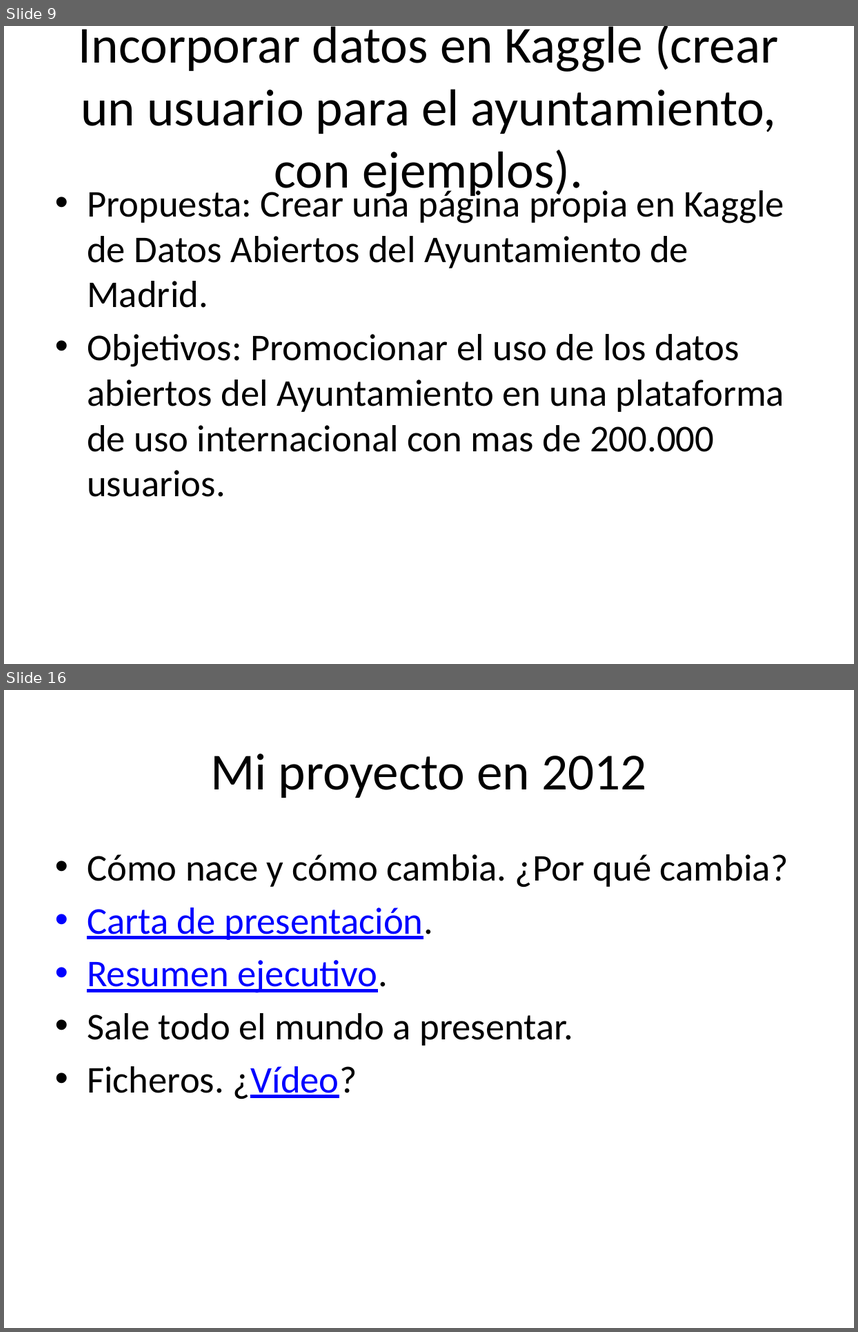
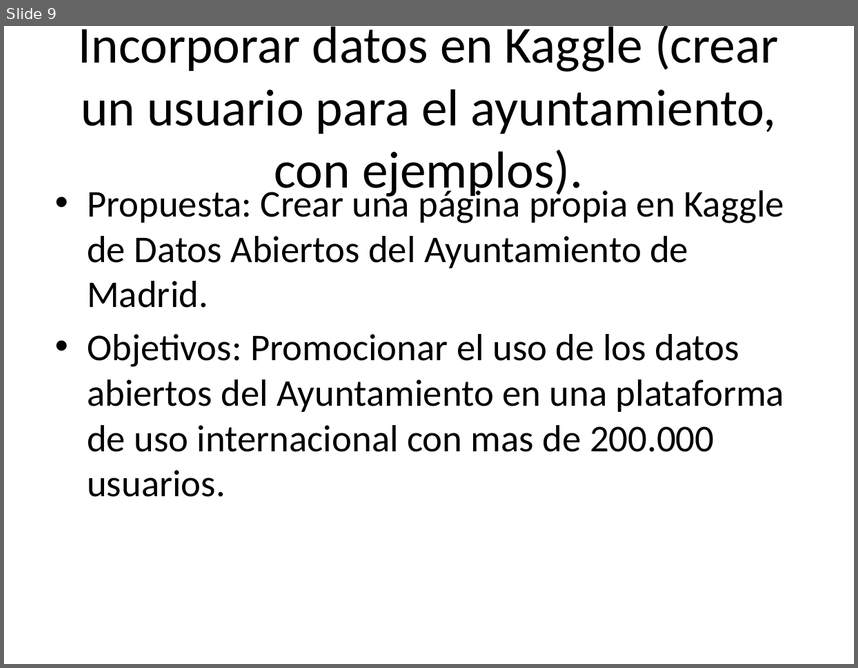
Before and after one commit to santiagomota/datos-madrid-presentacion, a slide deck: docs/index.pptx. Shown one above the other, each under a label of ours: slides 9 and 16 before the commit, slide 9 after it; the slides between them are not shown. The pictures are 858x1332 and 858x668 pixels, drawn with LibreOffice and Linux fonts; fonts in the diff are those of the drawing. Boxes give left, top, right and bottom in pixels: in the first picture for what was removed or moved away, otherwise in the second. Text is boxed around its words. In the diff, an @@ line names an element or a change of style, - is before the commit and + after.

```diff
--- a/docs/index.pptx
+++ b/docs/index.pptx
@@ slide 16 removed at [4, 690, 854, 1328], background #FFFFFF @@
@@ title removed at [210, 753, 646, 798] @@
-Mi proyecto en 2012
@@ text removed at [87, 854, 789, 1098] @@
-• Cómo nace y cómo cambia. ¿Por qué cambia?
-• Carta de presentación.
-• Resumen ejecutivo.
-• Sale todo el mundo a presentar.
-• Ficheros. ¿Vídeo?
```
Also in this commit, not shown: 4 slides changed, 24 other slides removed, 2 other files.
